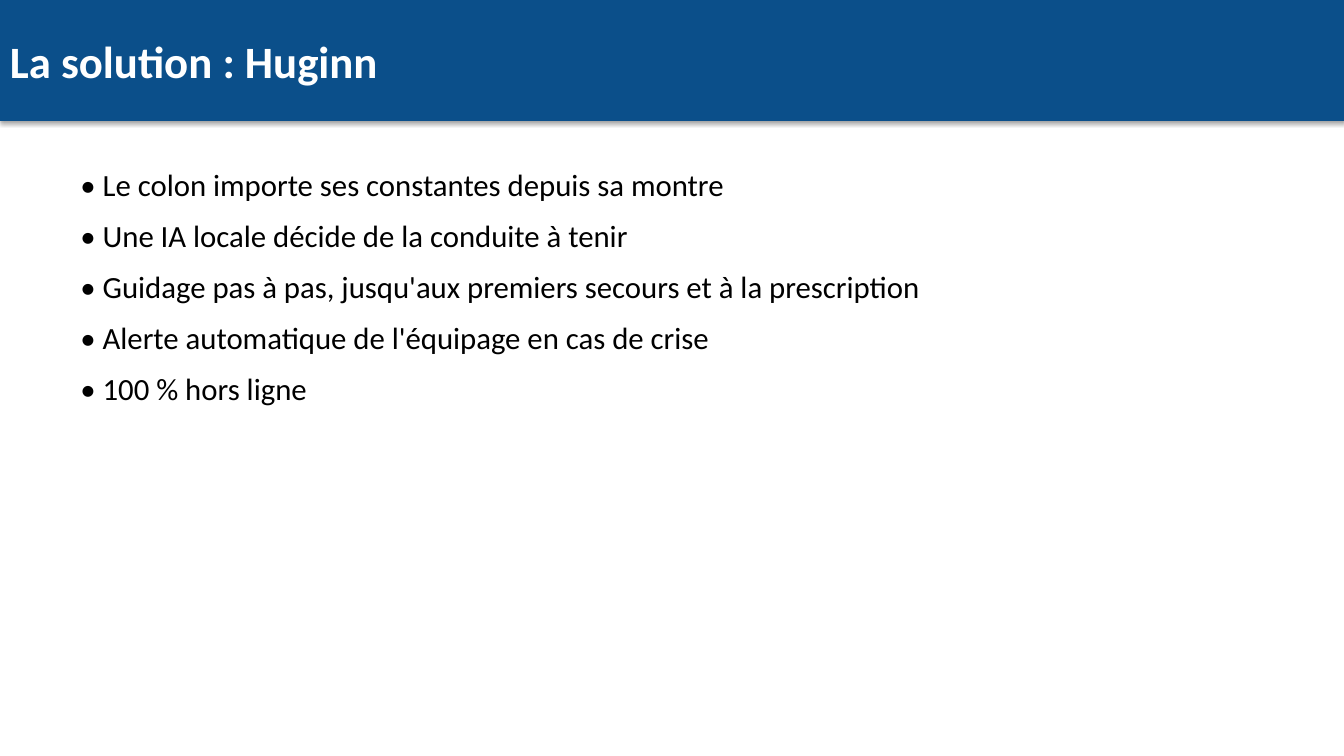
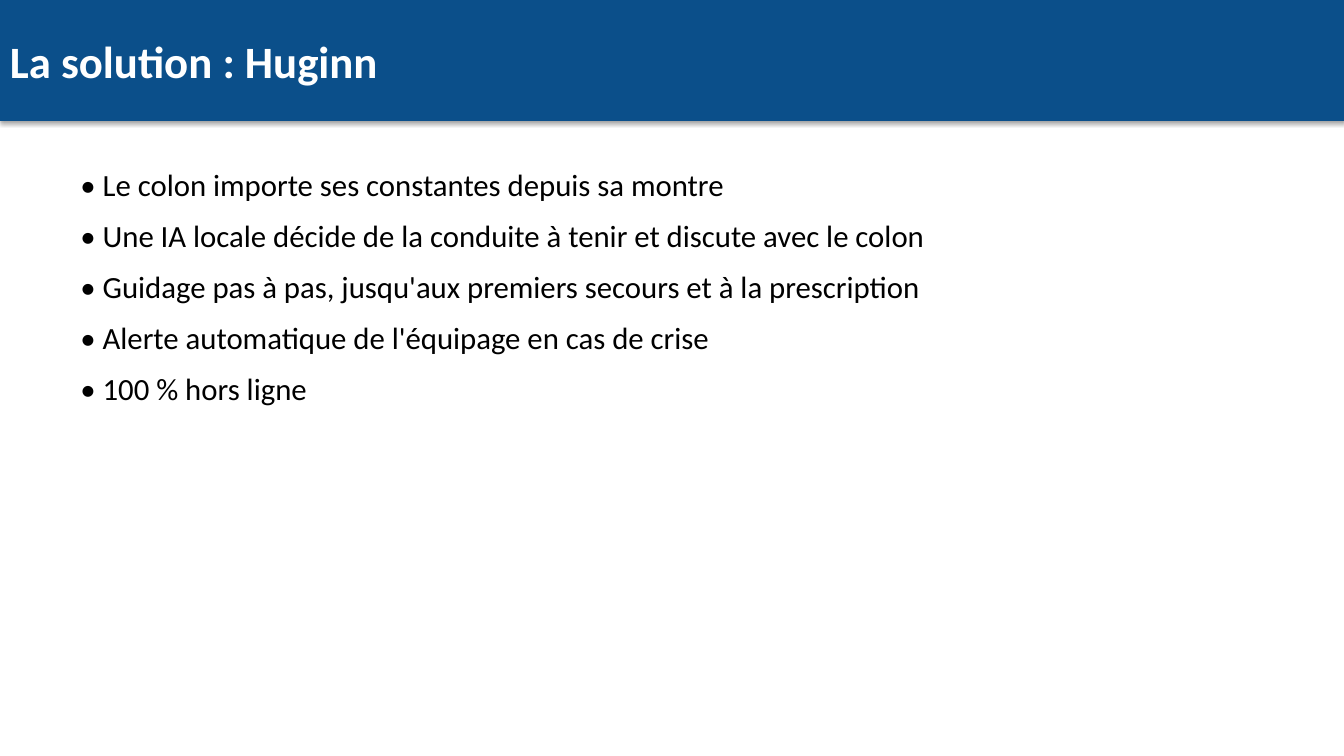
Before and after one commit to Skillyougen/Hugin, a slide deck: slide 3 of docs/livrables/Workshop2026-B3-Pres.pptx. Drawn at 1344x756 pixels with LibreOffice and Linux fonts; fonts in the diff are those of the drawing. Boxes give left, top, right and bottom in pixels: in the first picture for what was removed or moved away, otherwise in the second. Text is boxed around its words. In the diff, an @@ line names an element or a change of style, - is before the commit and + after.

Commit message:
chat : page Assistant branchée sur l'IA locale + historique des conversations
Malentendu corrigé : le chat devait être conservé, seulement sans le mock.
Backend : table messages_chat, GET/POST /chat (contexte : dernières constantes,
alerte en cours, 6 derniers échanges de CE colon), mêmes garde-fous que les
cartes (tutoiement, pas de diagnostic, filtre dose/médicament, pas de
minimisation), réponse de secours fixe si l'IA échoue ; le message ne
modifie jamais état, protocole, alerte ni stock. Front : composants du chat
restaurés (MessageBubble, ChatInput, TypingIndicator, Foxy) et page
/assistant qui charge et envoie via l'API ; la page Historique s'ouvre sur
l'onglet Conversations (relecture par jour), Recommandations en second.
Tests : chat IA, isolation, secours, validation, limite. Docs et livrables
mis à jour ; le chat est un ajout au-delà du CDC §2.

```diff
--- a/docs/livrables/Workshop2026-B3-Pres.pptx
+++ b/docs/livrables/Workshop2026-B3-Pres.pptx
@@ text at box(103, 225, 923, 248): text changed @@
-• Une IA locale décide de la conduite à tenir
+• Une IA locale décide de la conduite à tenir et discute avec le colon
```
Also in this commit, not shown: 1 other slide changed, 20 other files.
